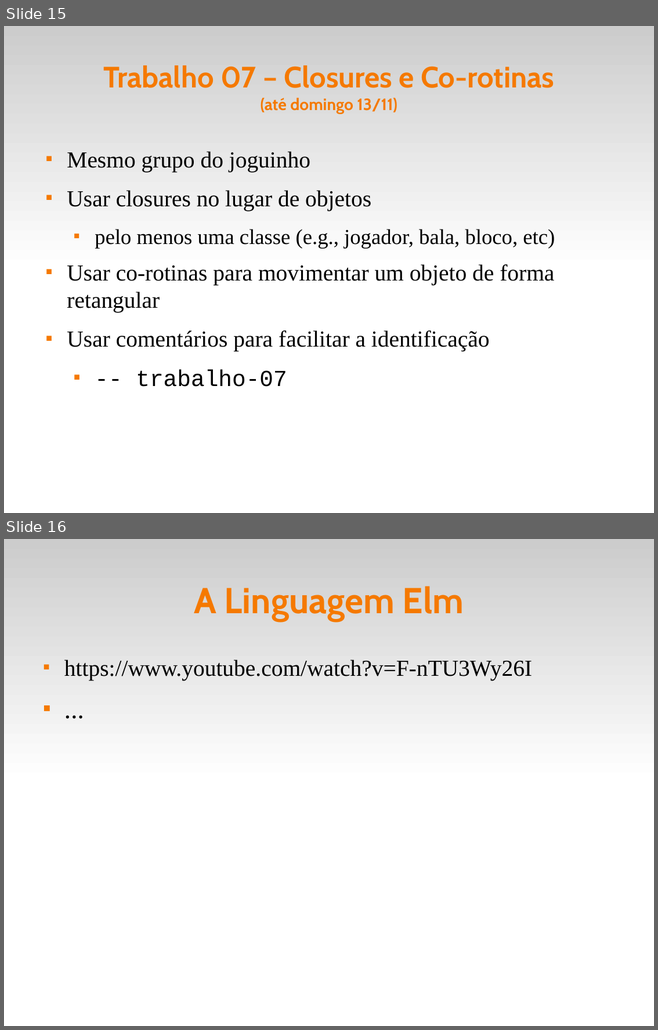
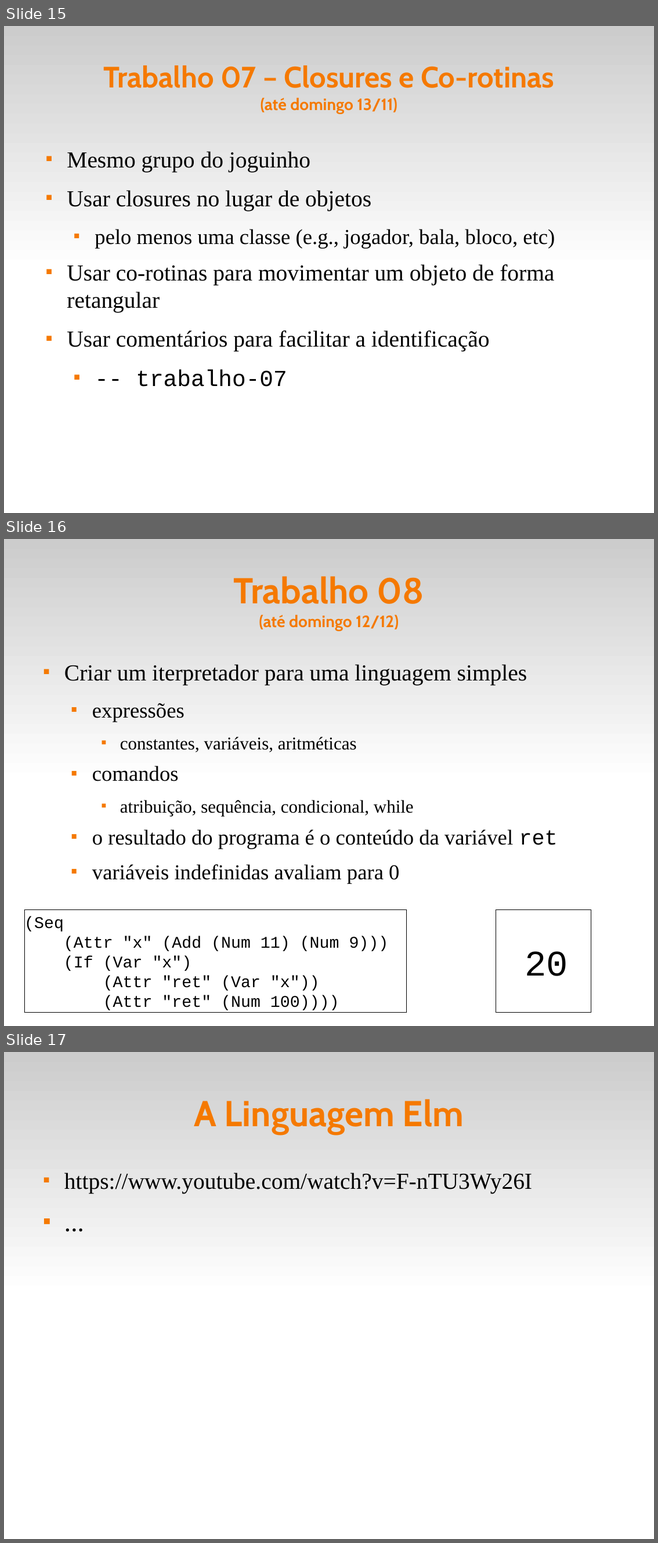
Before and after one commit to fsantanna-uerj/EDL, a slide deck: slides/edl-00.odp. Shown one above the other, each under a label of ours: slides 15 and 16 before the commit, slides 15, 16 and 17 after it. The pictures are 658x1030 and 658x1543 pixels, drawn with LibreOffice and Linux fonts; fonts in the diff are those of the drawing. Boxes give left, top, right and bottom in pixels: in the first picture for what was removed or moved away, otherwise in the second. Text is boxed around its words. In the diff, an @@ line names an element or a change of style, - is before the commit and + after.

```diff
--- a/slides/edl-00.odp
+++ b/slides/edl-00.odp
@@ slide 16 added at bbox=[4, 539, 654, 1026], background #FFFFFF; not listed: 1 template element that a slide beside it also shows @@
@@ title added at bbox=[234, 576, 424, 631], 20 pt, text #F57900, bold @@
+Trabalho 08
+(até domingo 12/12)
@@ text added at bbox=[64, 664, 557, 884], 26 pt, text #000000 @@
+■ Criar um iterpretador para uma linguagem simples
+  ■ expressões
+    ■ constantes, variáveis, aritméticas
+  ■ comandos
+    ■ atribuição, sequência, condicional, while
+  ■ o resultado do programa é o conteúdo da variável ret
+  ■ variáveis indefinidas avaliam para 0
@@ rectangle added at bbox=[25, 910, 407, 1013], fill #FFFFFF, outline #000000 0 pt, 20 pt, text #000000 @@
+(Seq
+(Attr "x" (Add (Num 11) (Num 9)))
+(If (Var "x")
+(Attr "ret" (Var "x"))
+(Attr "ret" (Num 100))))
@@ rectangle added at bbox=[496, 910, 591, 1013], fill #FFFFFF, outline #000000 0 pt, 44 pt, text #000000 @@
+20
@@ what was slide 16 is now slide 17 @@
```
Also in this commit, not shown: 2 slides changed, 10 other files.
